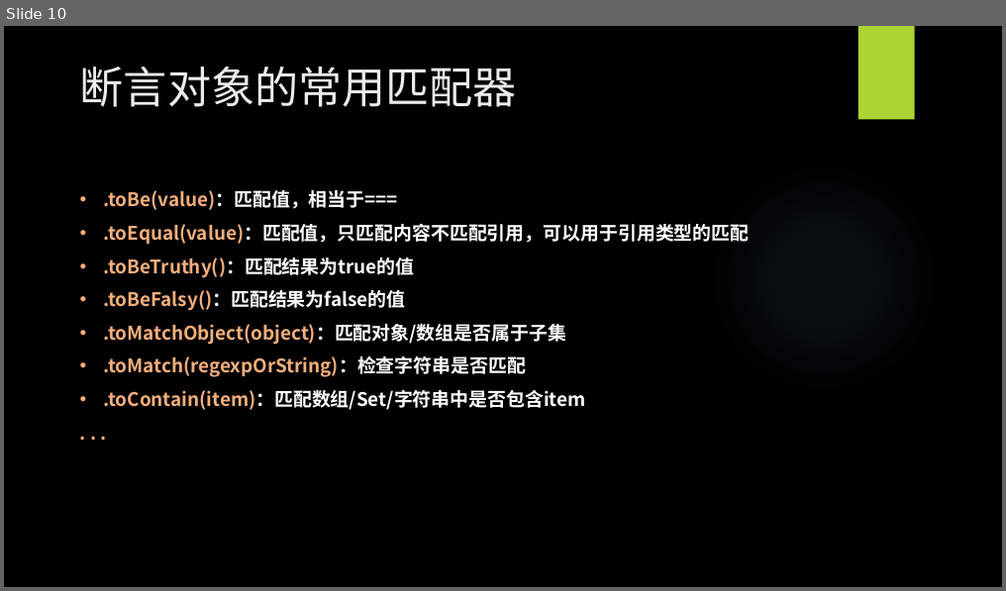
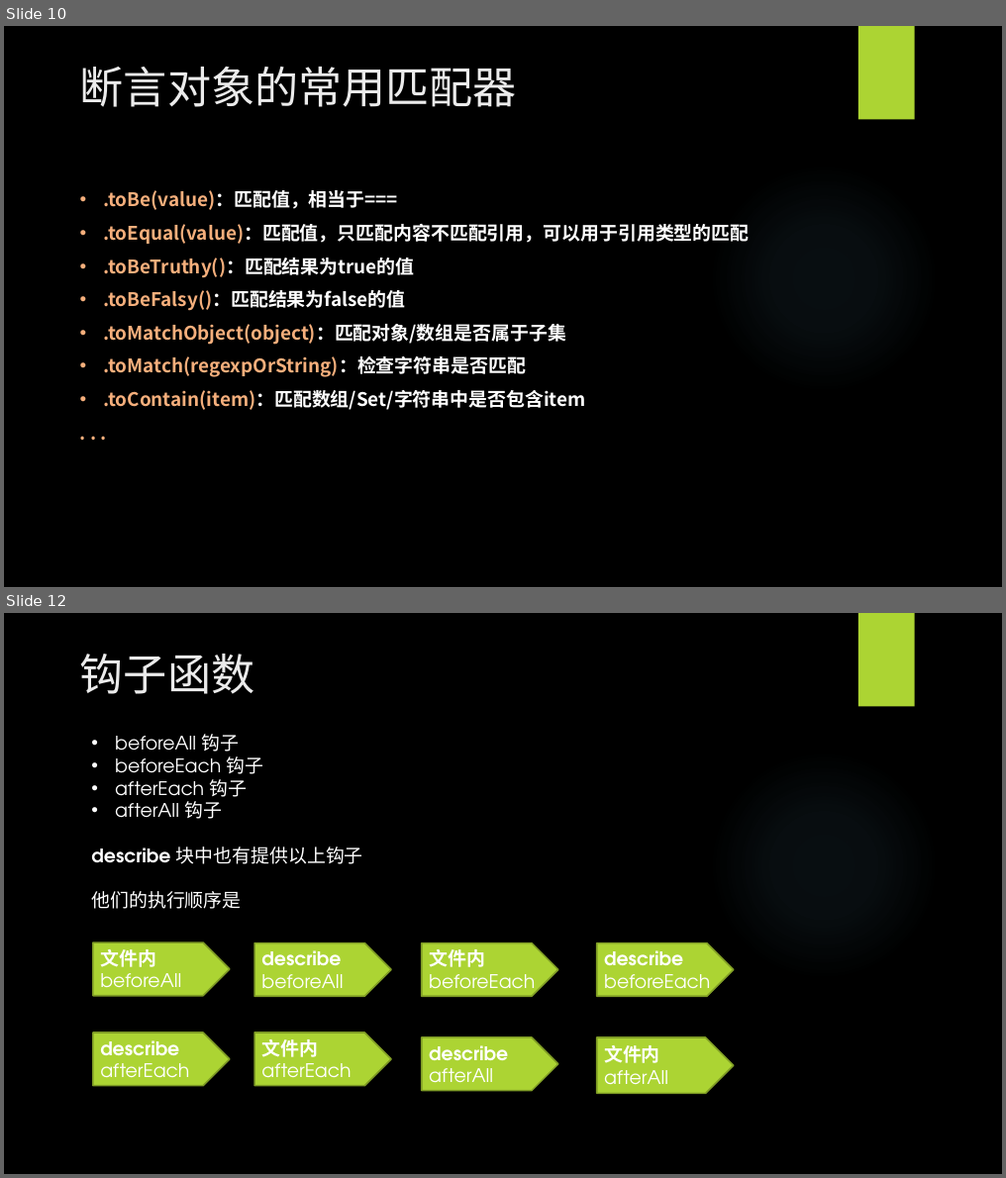
Before and after one commit to WangEbo/auto-test, a slide deck: 王博书的分享/自动化测试.pptx. Shown one above the other, each under a label of ours: slide 10 before the commit, slides 10 and 12 after it; the slides between them are not shown. The pictures are 1006x591 and 1006x1178 pixels, drawn with LibreOffice and Linux fonts; fonts in the diff are those of the drawing; background and template pictures are left out. Boxes give left, top, right and bottom in pixels: in the first picture for what was removed or moved away, otherwise in the second. Text is boxed around its words. In the diff, an @@ line names an element or a change of style, - is before the commit and + after.

```diff
--- a/王博书的分享/自动化测试.pptx
+++ b/王博书的分享/自动化测试.pptx
@@ slide 12 added at bbox=[4, 613, 1002, 1174], background picture (left out); not listed: 2 template elements that a slide beside it also shows @@
@@ title added at bbox=[80, 654, 254, 694], 42 pt, text #EBEBEB @@
+钩子函数
@@ text added at bbox=[91, 734, 363, 909], 18 pt, text #FFFFFF @@
+• beforeAll 钩子
+• beforeEach 钩子
+• afterEach 钩子
+• afterAll 钩子
+describe 块中也有提供以上钩子
+他们的执行顺序是
@@ pentagon arrow added at bbox=[93, 943, 230, 996], fill #ACD433, outline #7F9D26 1.5 pt, 18 pt, text #FFFFFF @@
+文件内 beforeAll
@@ pentagon arrow added at bbox=[254, 943, 392, 996], fill #ACD433, outline #7F9D26 1.5 pt, 18 pt, text #FFFFFF @@
+describe beforeAll
@@ pentagon arrow added at bbox=[422, 943, 558, 996], fill #ACD433, outline #7F9D26 1.5 pt, 18 pt, text #FFFFFF @@
+文件内 beforeEach
@@ pentagon arrow added at bbox=[597, 943, 734, 996], fill #ACD433, outline #7F9D26 1.5 pt, 18 pt, text #FFFFFF @@
+describe beforeEach
@@ pentagon arrow added at bbox=[93, 1033, 230, 1086], fill #ACD433, outline #7F9D26 1.5 pt, 18 pt, text #FFFFFF @@
+describe afterEach
@@ pentagon arrow added at bbox=[254, 1033, 392, 1086], fill #ACD433, outline #7F9D26 1.5 pt, 18 pt, text #FFFFFF @@
+文件内 afterEach
@@ pentagon arrow added at bbox=[422, 1038, 558, 1090], fill #ACD433, outline #7F9D26 1.5 pt, 18 pt, text #FFFFFF, bold @@
+describe afterAll
@@ pentagon arrow added at bbox=[597, 1038, 734, 1093], fill #ACD433, outline #7F9D26 1.5 pt, 18 pt, text #FFFFFF @@
+文件内 afterAll
```
Also in this commit, not shown: 4 slides changed, 1 other slide added, 11 other files.
